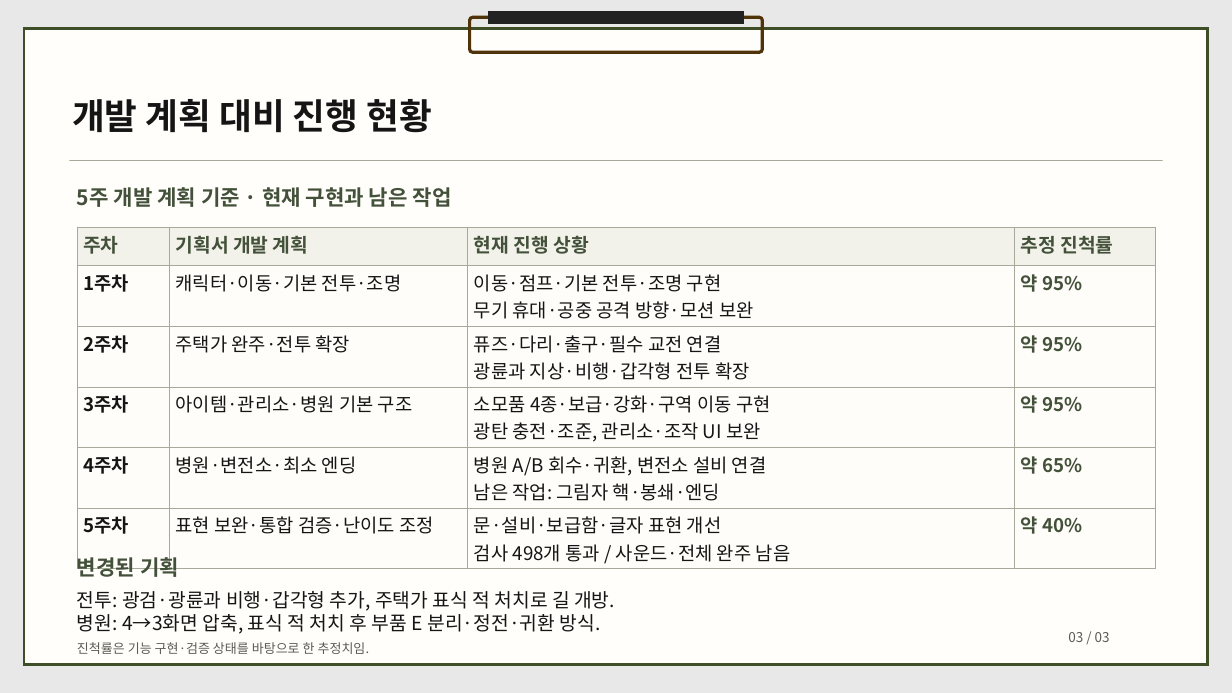
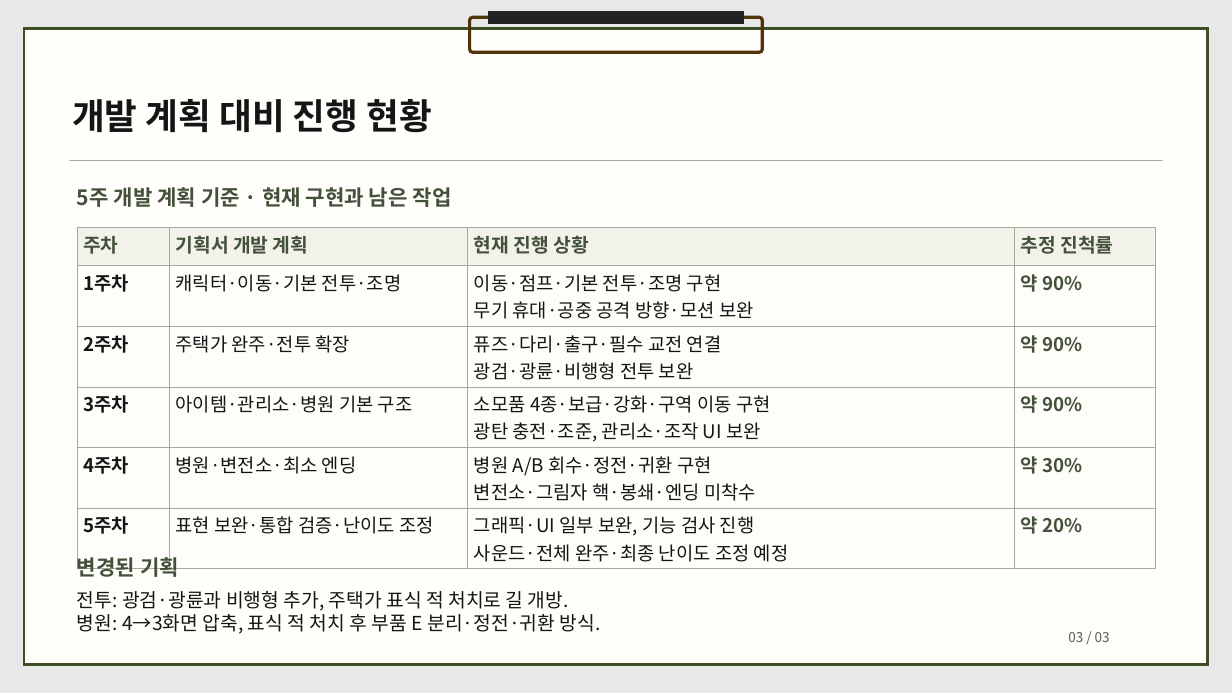
Before and after one commit to dbguswh/2Dgame_project, a slide deck: slide 3 of 2D게임프로그래밍 2차발표.pptx. Drawn at 1232x693 pixels with LibreOffice and Linux fonts; fonts in the diff are those of the drawing. Boxes give left, top, right and bottom in pixels: in the first picture for what was removed or moved away, otherwise in the second. Text is boxed around its words. In the diff, an @@ line names an element or a change of style, - is before the commit and + after.

Commit message:
2차 발표 진척률을 조정하고 변전소 미착수와 하단 문구를 정정

```diff
--- a/2D게임프로그래밍 2차발표.pptx
+++ b/2D게임프로그래밍 2차발표.pptx
@@ table at (x1=77, y1=227, x2=1155, y2=566) @@
-row 2, column 4: 약 95%
+row 2, column 4: 약 90%
-row 3, column 3: 퓨즈·다리·출구·필수 교전 연결 / 광륜과 지상·비행·갑각형 전투 확장
+row 3, column 3: 퓨즈·다리·출구·필수 교전 연결 / 광검·광륜·비행형 전투 보완
-row 3, column 4: 약 95%
+row 3, column 4: 약 90%
-row 4, column 4: 약 95%
+row 4, column 4: 약 90%
-row 5, column 3: 병원 A/B 회수·귀환, 변전소 설비 연결 / 남은 작업: 그림자 핵·봉쇄·엔딩
+row 5, column 3: 병원 A/B 회수·정전·귀환 구현 / 변전소·그림자 핵·봉쇄·엔딩 미착수
-row 5, column 4: 약 65%
+row 5, column 4: 약 30%
-row 6, column 3: 문·설비·보급함·글자 표현 개선 / 검사 498개 통과 / 사운드·전체 완주 남음
+row 6, column 3: 그래픽·UI 일부 보완, 기능 검사 진행 / 사운드·전체 완주·최종 난이도 조정 예정
-row 6, column 4: 약 40%
+row 6, column 4: 약 20%
@@ text at (x1=77, y1=591, x2=569, y2=611): text changed @@
-전투: 광검·광륜과 비행·갑각형 추가, 주택가 표식 적 처치로 길 개방.
+전투: 광검·광륜과 비행형 추가, 주택가 표식 적 처치로 길 개방.
@@ text removed at (x1=77, y1=642, x2=370, y2=654) @@
-진척률은 기능 구현·검증 상태를 바탕으로 한 추정치임.
```
Also in this commit, not shown: 1 other slide changed, 1 other file.
